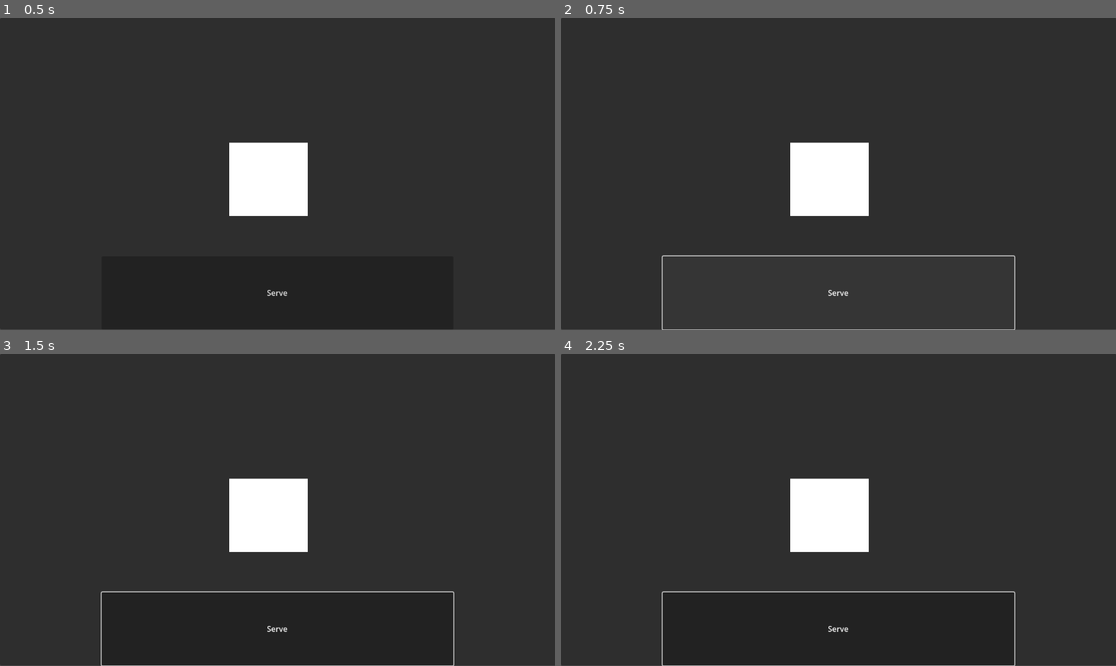
Above: before the commit, frames 1-4 (two rows, left to right).
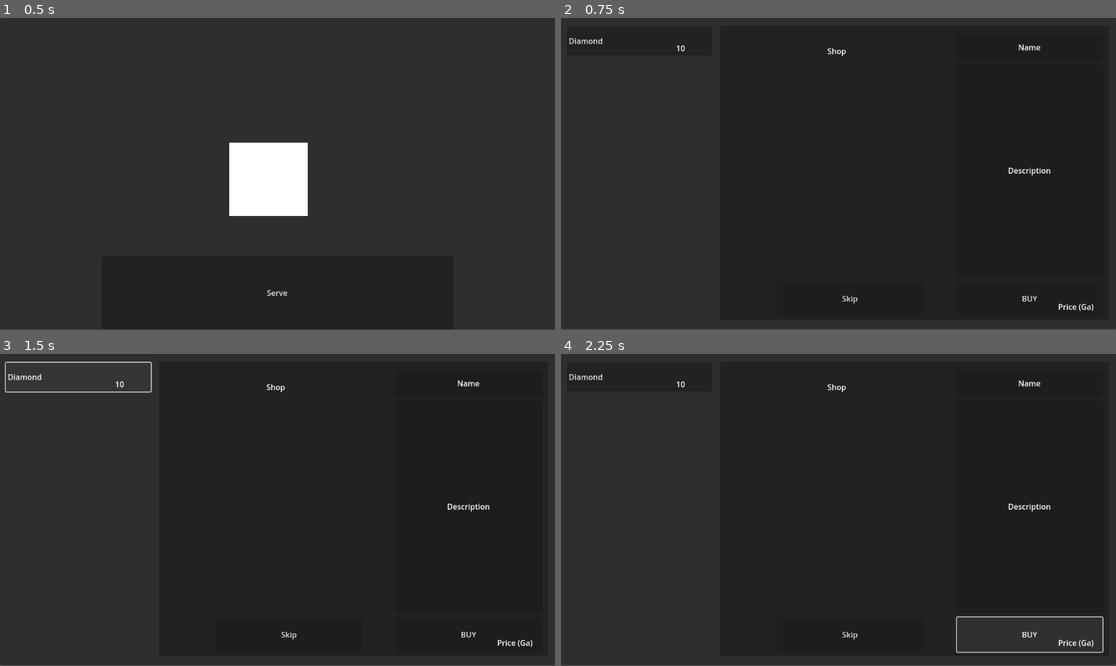
Above: after the commit, the same moments.

Repository: ManechLepage/GodotWild-Jam68
Game: Godot game, scene res://customers_main.tscn
The game is run twice, just before and just after one commit, with the same random seed, the same clock (stepped at 60 frames per second) and the same inputs. This scene is started directly instead of the project's main scene.
Inputs (mouse positions are in pixels of both pictures, inside the frame that each line leads up to):
- Up to frame 1 (0.5 s): no input
- Up to frame 2 (0.75 s): click "Serve" at 0.5 s
- Up to frame 3 (1.5 s): click (77, 375) at 1.25 s, where only the run after the commit has a clickable "Diamond"
- Up to frame 4 (2.25 s): click (1027, 634) at 2 s, where only the run after the commit has a clickable "BUY"

Frame 1 is identical in both runs. In frame 2, 4.3% of the frame differs, in the area x 1-100%, y 6-100%; in frame 3, 4.6%; in frame 4, 4.6%.

Commit message:
merchand

Diff:
--- /dev/null
+++ b/Godot Wild-jam 68/Panel.gd
@@ -0,0 +1,15 @@
+extends Panel
+const MAIN_SHOP = preload("res://Scenes/Customers/main_shop.tscn")
+
+# Called when the node enters the scene tree for the first time.
+func _ready():
+	pass # Replace with function body.
+
+
+# Called every frame. 'delta' is the elapsed time since the previous frame.
+func _process(delta):
+	pass
+
+
+func _on_button_pressed():
+	pass # Replace with function body.
--- a/Godot Wild-jam 68/Resources/Items/Mat/RawMinerals/Diamond.tres
+++ b/Godot Wild-jam 68/Resources/Items/Mat/RawMinerals/Diamond.tres
@@ -7,4 +7,6 @@
 ID = 5
 name = "Diamond"
 type = 0
-price = 0
+price = 10
+forge_tier = 1
+craft = Array[ExtResource("1_2r80u")]([])
--- a/Godot Wild-jam 68/Scenes/Customers/main_sell.tscn
+++ b/Godot Wild-jam 68/Scenes/Customers/main_sell.tscn
@@ -57,22 +57,6 @@
 offset_right = 0.065979
 offset_bottom = -0.219009
 text = "Price (Ga)
-"
-horizontal_alignment = 1
-vertical_alignment = 1
-
-[node name="Quantity" type="Label" parent="Sell_menu/Desc_panel"]
-layout_mode = 1
-anchors_preset = -1
-anchor_left = 0.04
-anchor_top = 0.308
-anchor_right = 0.94
-anchor_bottom = 0.409
-offset_left = -0.0800009
-offset_top = 0.195984
-offset_right = -4.88
-offset_bottom = 0.28299
-text = "Quantity
 "
 horizontal_alignment = 1
 vertical_alignment = 1
--- a/Godot Wild-jam 68/Scenes/Customers/main_shop.tscn
+++ b/Godot Wild-jam 68/Scenes/Customers/main_shop.tscn
@@ -39,9 +39,6 @@
 [node name="Shop_item_button2" parent="Control/Panel/VBoxContainer" instance=ExtResource("1_pta8g")]
 layout_mode = 2
 
-[node name="Shop_item_button" parent="Control/Panel/VBoxContainer" instance=ExtResource("1_pta8g")]
-layout_mode = 2
-
 [node name="Panel" type="Panel" parent="Control/Panel"]
 layout_mode = 1
 anchors_preset = -1
@@ -73,6 +70,7 @@
 anchor_right = 1.0
 anchor_bottom = 0.981
 offset_bottom = 0.0259972
+scale = Vector2(1.00774, 1.00944)
 text = "Name"
 horizontal_alignment = 1
 vertical_alignment = 1
@@ -102,21 +100,6 @@
 horizontal_alignment = 1
 vertical_alignment = 1
 
-[node name="Label" type="Label" parent="Control/Panel/Panel/Desc_panel"]
-layout_mode = 1
-anchors_preset = -1
-anchor_left = 0.056
-anchor_top = 0.874
-anchor_right = 0.957
-anchor_bottom = 0.975
-offset_left = 0.0319996
-offset_top = 0.0619812
-offset_right = 0.0289917
-offset_bottom = -0.0750122
-text = "Quantity"
-horizontal_alignment = 1
-vertical_alignment = 1
-
 [node name="Item_image" type="TextureRect" parent="Control/Panel/Panel"]
 unique_name_in_owner = true
 layout_mode = 1
@@ -130,27 +113,43 @@
 offset_bottom = 0.0799561
 
 [node name="Buy_button" type="Button" parent="Control/Panel/Panel"]
-layout_mode = 0
-offset_left = 490.0
-offset_top = 526.0
-offset_right = 791.0
-offset_bottom = 597.0
+layout_mode = 1
+anchors_preset = -1
+anchor_left = 0.609
+anchor_top = 0.868
+anchor_right = 0.983
+anchor_bottom = 0.985
+offset_left = -0.245026
+offset_top = -0.00799561
+offset_right = -0.315002
+offset_bottom = 0.0900269
 text = "BUY"
 
 [node name="Price" type="Label" parent="Control/Panel/Panel/Buy_button"]
-layout_mode = 0
-offset_left = 209.0
-offset_top = 41.0
-offset_right = 293.0
-offset_bottom = 64.0
+unique_name_in_owner = true
+layout_mode = 1
+anchors_preset = -1
+anchor_left = 0.694
+anchor_top = 0.577
+anchor_right = 0.973
+anchor_bottom = 0.901
+offset_left = 0.106003
+offset_top = 0.0329971
+offset_right = 0.126984
+offset_bottom = 0.0289993
 text = "Price (Ga)"
 
 [node name="Skip" type="Button" parent="Control/Panel/Panel"]
-layout_mode = 0
-offset_left = 119.0
-offset_top = 526.0
-offset_right = 420.0
-offset_bottom = 597.0
+layout_mode = 1
+anchors_preset = -1
+anchor_left = 0.148
+anchor_top = 0.868
+anchor_right = 0.522
+anchor_bottom = 0.985
+offset_left = -0.139999
+offset_top = -0.00799561
+offset_right = -0.210022
+offset_bottom = 0.0900269
 text = "Skip"
 
 [node name="SHop_text" type="Label" parent="Control/Panel/Panel"]
@@ -167,3 +166,5 @@
 text = "Shop"
 horizontal_alignment = 1
 vertical_alignment = 1
+
+[connection signal="pressed" from="Control/Panel/VBoxContainer/Shop_item_button2" to="Control/Panel/VBoxContainer/Shop_item_button2" method="_on_pressed"]
--- a/Godot Wild-jam 68/Scripts/Items/Shop_item_button.gd
+++ b/Godot Wild-jam 68/Scripts/Items/Shop_item_button.gd
@@ -1,4 +1,5 @@
 extends Button
+
 @onready var item_name = %Name
 @onready var price = $"../../Panel/Button/Price"
 @onready var description = %Description
@@ -6,20 +7,20 @@
 @export var item: Item
 @onready var price_button = $Price_button
 
+
 # Called when the node enters the scene tree for the first time.
 func _ready():
-	var button = Button.new()
 	text = item.name
 	price_button.text = str(item.price)
-	button.pressed.connect(self._button_pressed)
-
-func _button_pressed():
-	item_image = item.name
-	price = item.price
-	item_image = item.icon
 
 
 
 # Called every frame. 'delta' is the elapsed time since the previous frame.
 func _process(delta):
 	pass
+
+
+func _on_pressed():
+	item_name = item.name
+	price = str(item.price)
+	item_image = item.icon
--- /dev/null
+++ b/Godot Wild-jam 68/customers_main.gd
@@ -0,0 +1,19 @@
+extends Control
+@onready var panel = $Panel
+@onready var panel_2 = $Panel2
+
+
+# Called when the node enters the scene tree for the first time.
+func _ready():
+	panel.visible = true
+	panel_2.visible = false
+
+
+# Called every frame. 'delta' is the elapsed time since the previous frame.
+func _process(delta):
+	pass
+
+
+func _on_button_pressed():
+	panel.visible = false
+	panel_2.visible = true
--- a/Godot Wild-jam 68/customers_main.tscn
+++ b/Godot Wild-jam 68/customers_main.tscn
@@ -1,17 +1,28 @@
-[gd_scene load_steps=4 format=3 uid="uid://ckjqs3swohew5"]
-
-[ext_resource type="Script" path="res://Scripts/Customer/CustomerManager.gd" id="1_24x0k"]
+[gd_scene load_steps=5 format=3 uid="uid://ckjqs3swohew5"]
+
+[ext_resource type="Script" path="res://customers_main.gd" id="1_ckx4r"]
 [ext_resource type="Script" path="res://Scripts/Customer/Merchant.gd" id="2_ctbpc"]
-[ext_resource type="Resource" uid="uid://ddj2noi2gwgq8" path="res://Resources/Items/Diamond.tres" id="3_f8ut3"]
-
-[node name="Customers" type="Node2D"]
-script = ExtResource("1_24x0k")
+[ext_resource type="Resource" uid="uid://ddj2noi2gwgq8" path="res://Resources/Items/Mat/RawMinerals/Diamond.tres" id="3_f8ut3"]
+[ext_resource type="PackedScene" uid="uid://c53wl0s54jdx6" path="res://Scenes/Customers/Shop_item_button.tscn" id="4_32cyx"]
+
+[node name="Customers" type="Control"]
+layout_mode = 3
+anchors_preset = 15
+anchor_right = 1.0
+anchor_bottom = 1.0
+grow_horizontal = 2
+grow_vertical = 2
+script = ExtResource("1_ckx4r")
 
 [node name="Panel" type="Panel" parent="."]
-offset_right = 1153.0
-offset_bottom = 647.0
-
-[node name="Button" type="Button" parent="Panel"]
+layout_mode = 1
+anchors_preset = -1
+anchor_right = 1.0
+anchor_bottom = 0.998
+offset_right = 1.0
+offset_bottom = 0.295959
+
+[node name="serve_button" type="Button" parent="Panel"]
 layout_mode = 1
 anchors_preset = -1
 anchor_left = 0.183
@@ -25,14 +36,177 @@
 grow_vertical = 0
 text = "Serve"
 
-[node name="Customer" type="Node2D" parent="Panel"]
-
-[node name="Merchand" type="ColorRect" parent="Panel/Customer"]
-offset_left = 476.0
-offset_top = 259.0
-offset_right = 639.0
-offset_bottom = 411.0
+[node name="Merchand" type="ColorRect" parent="Panel"]
+layout_mode = 1
+anchors_preset = -1
+anchor_left = 0.413
+anchor_top = 0.4
+anchor_right = 0.554
+anchor_bottom = 0.635
+offset_left = -0.189026
+offset_top = 0.199982
+offset_right = 0.237976
+offset_bottom = 0.154968
+grow_horizontal = 2
+grow_vertical = 2
 script = ExtResource("2_ctbpc")
 item = ExtResource("3_f8ut3")
 price = 20
 name = "Jack"
+
+[node name="Panel2" type="Panel" parent="."]
+visible = false
+layout_mode = 1
+anchors_preset = 15
+anchor_right = 1.0
+anchor_bottom = 1.0
+offset_top = -2.0
+offset_bottom = -2.0
+grow_horizontal = 2
+grow_vertical = 2
+
+[node name="VBoxContainer" type="VBoxContainer" parent="Panel2"]
+custom_minimum_size = Vector2(80, 20)
+layout_mode = 1
+anchors_preset = -1
+anchor_right = 0.272
+anchor_bottom = 1.0
+offset_left = 12.0
+offset_top = 20.0
+offset_right = -0.256012
+offset_bottom = -15.0
+grow_vertical = 2
+
+[node name="Shop_item_button2" parent="Panel2/VBoxContainer" instance=ExtResource("4_32cyx")]
+layout_mode = 2
+
+[node name="Panel" type="Panel" parent="Panel2"]
+layout_mode = 1
+anchors_preset = -1
+anchor_left = 0.287
+anchor_top = 0.028
+anchor_right = 0.988
+anchor_bottom = 0.972
+offset_left = -0.476013
+offset_top = 0.0240002
+offset_right = -0.223999
+offset_bottom = -0.0240479
+
+[node name="Name_panel" type="Panel" parent="Panel2/Panel"]
+layout_mode = 1
+anchors_preset = -1
+anchor_left = 0.606
+anchor_top = 0.03
+anchor_right = 0.983
+anchor_bottom = 0.119
+offset_left = 0.169983
+offset_top = -0.18
+offset_right = -0.315002
+offset_bottom = -0.113998
+
+[node name="Name" type="Label" parent="Panel2/Panel/Name_panel"]
+unique_name_in_owner = true
+layout_mode = 1
+anchors_preset = -1
+anchor_right = 1.0
+anchor_bottom = 0.981
+offset_bottom = 0.0259972
+scale = Vector2(1.00774, 1.00944)
+text = "Name"
+horizontal_alignment = 1
+vertical_alignment = 1
+
+[node name="Desc_panel" type="Panel" parent="Panel2/Panel"]
+layout_mode = 1
+anchors_preset = -1
+anchor_left = 0.607
+anchor_top = 0.132
+anchor_right = 0.984
+anchor_bottom = 0.853
+offset_left = 0.36496
+offset_top = 0.00800323
+offset_right = -0.119995
+offset_bottom = 0.0819702
+
+[node name="Description" type="Label" parent="Panel2/Panel/Desc_panel"]
+unique_name_in_owner = true
+layout_mode = 1
+anchors_preset = -1
+anchor_right = 1.0
+anchor_bottom = 0.995
+offset_top = 1.0
+offset_bottom = 0.184967
+text = "Description
+"
+horizontal_alignment = 1
+vertical_alignment = 1
+
+[node name="Item_image" type="TextureRect" parent="Panel2/Panel"]
+unique_name_in_owner = true
+layout_mode = 1
+anchors_preset = -1
+anchor_top = 0.183
+anchor_right = 0.598
+anchor_bottom = 0.82
+offset_left = 11.0
+offset_top = 0.10199
+offset_right = -0.390045
+offset_bottom = 0.0799561
+
+[node name="Buy_button" type="Button" parent="Panel2/Panel"]
+layout_mode = 1
+anchors_preset = -1
+anchor_left = 0.609
+anchor_top = 0.868
+anchor_right = 0.983
+anchor_bottom = 0.985
+offset_left = -0.245026
+offset_top = -0.00799561
+offset_right = -0.315002
+offset_bottom = 0.0900269
+text = "BUY"
+
+[node name="Price" type="Label" parent="Panel2/Panel/Buy_button"]
+unique_name_in_owner = true
+layout_mode = 1
+anchors_preset = -1
+anchor_left = 0.694
+anchor_top = 0.577
+anchor_right = 0.973
+anchor_bottom = 0.901
+offset_left = 0.106003
+offset_top = 0.0329971
+offset_right = 0.126984
+offset_bottom = 0.0289993
+text = "Price (Ga)"
+
+[node name="Skip" type="Button" parent="Panel2/Panel"]
+layout_mode = 1
+anchors_preset = -1
+anchor_left = 0.148
+anchor_top = 0.868
+anchor_right = 0.522
+anchor_bottom = 0.985
+offset_left = -0.139999
+offset_top = -0.00799561
+offset_right = -0.210022
+offset_bottom = 0.0900269
+text = "Skip"
+
+[node name="Shop_text" type="Label" parent="Panel2/Panel"]
+layout_mode = 1
+anchors_preset = -1
+anchor_left = 0.01
+anchor_top = 0.017
+anchor_right = 0.593
+anchor_bottom = 0.157
+offset_left = -0.0500002
+offset_top = -0.302001
+offset_right = -0.365051
+offset_bottom = -0.142006
+text = "Shop"
+horizontal_alignment = 1
+vertical_alignment = 1
+
+[connection signal="pressed" from="Panel/serve_button" to="." method="_on_button_pressed"]
+[connection signal="pressed" from="Panel2/VBoxContainer/Shop_item_button2" to="Panel2/VBoxContainer/Shop_item_button2" method="_on_pressed"]
